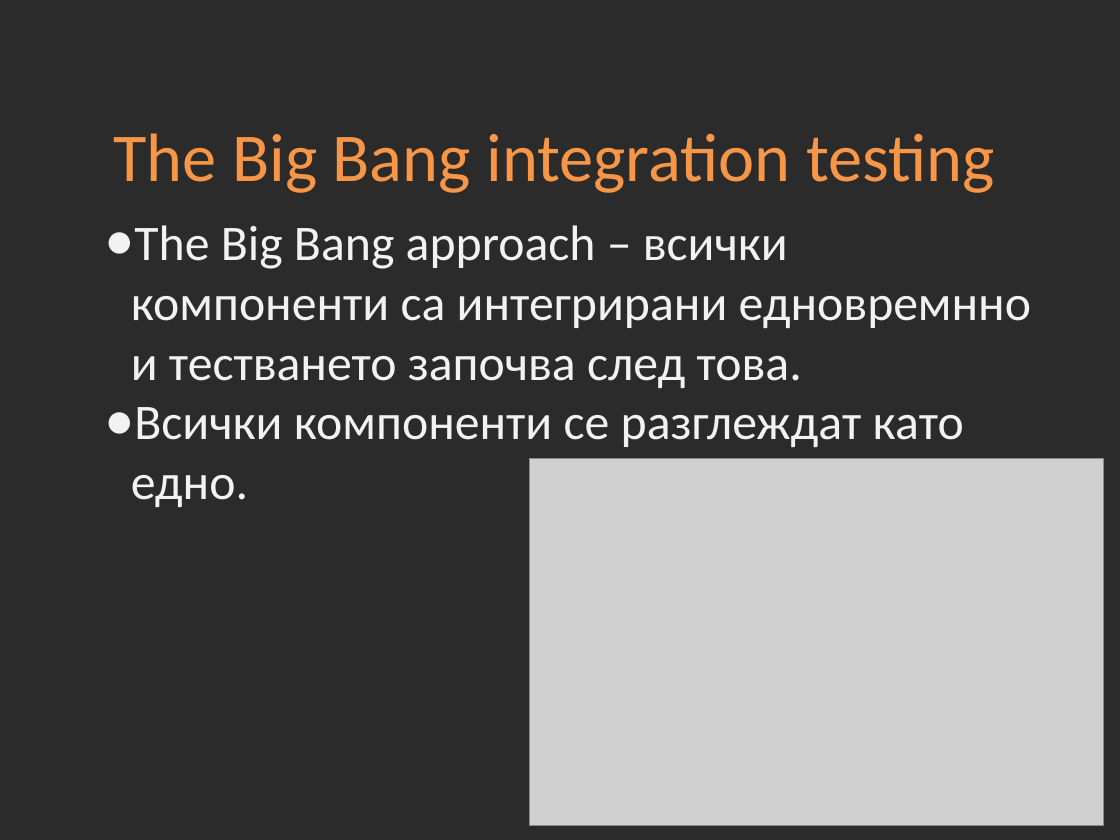
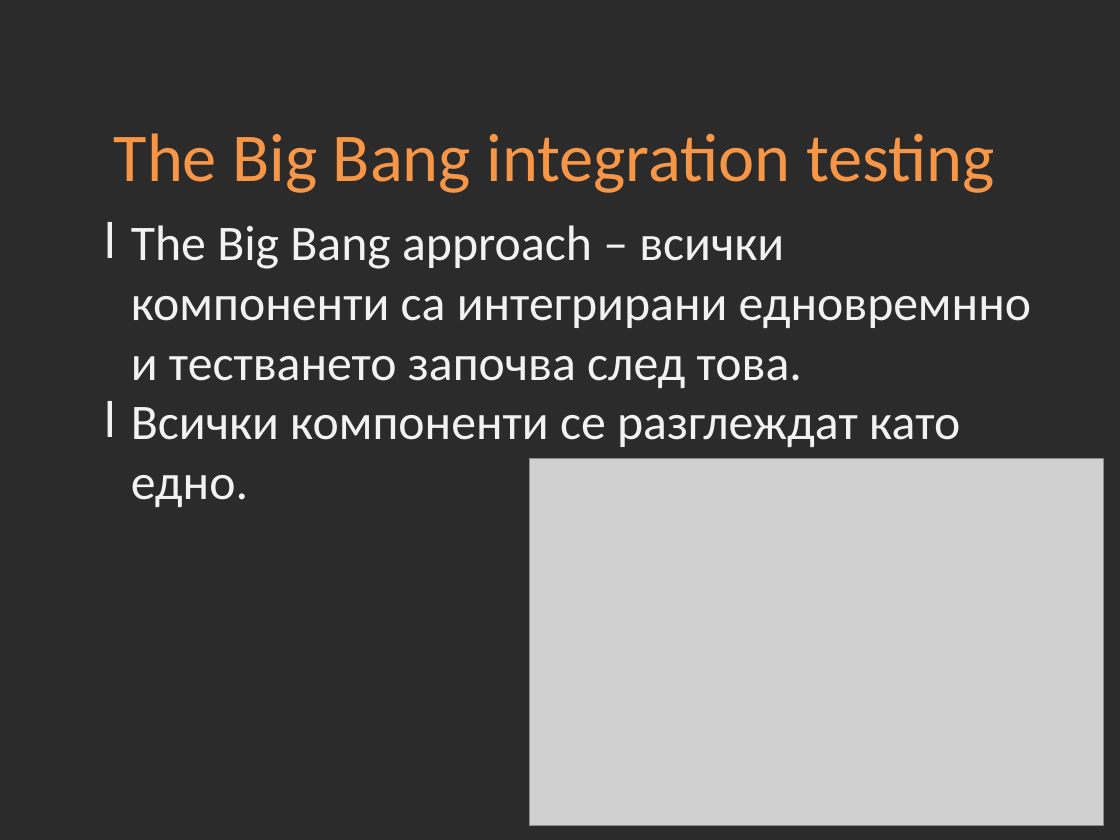
Before and after one commit to Academy-Soft-Intellect/Qality-Assurance-Course, a slide deck: slide 6 of 06_test_levels_and_types.pptx. Drawn at 1120x840 pixels with LibreOffice and Linux fonts; fonts in the diff are those of the drawing; grey boxes stand for pictures; background and template pictures are left out; a plain dark background stands for a picture behind light text. Boxes give left, top, right and bottom in pixels: in the first picture for what was removed or moved away, otherwise in the second. Text is boxed around its words. In the diff, an @@ line names an element or a change of style, - is before the commit and + after.

```diff
--- a/06_test_levels_and_types.pptx
+++ b/06_test_levels_and_types.pptx
@@ text "The Big Bang approach – ..." at (x1=131, y1=225, x2=1031, y2=507): bullet ● to l @@
```
Also in this commit, not shown: 21 other slides changed.
